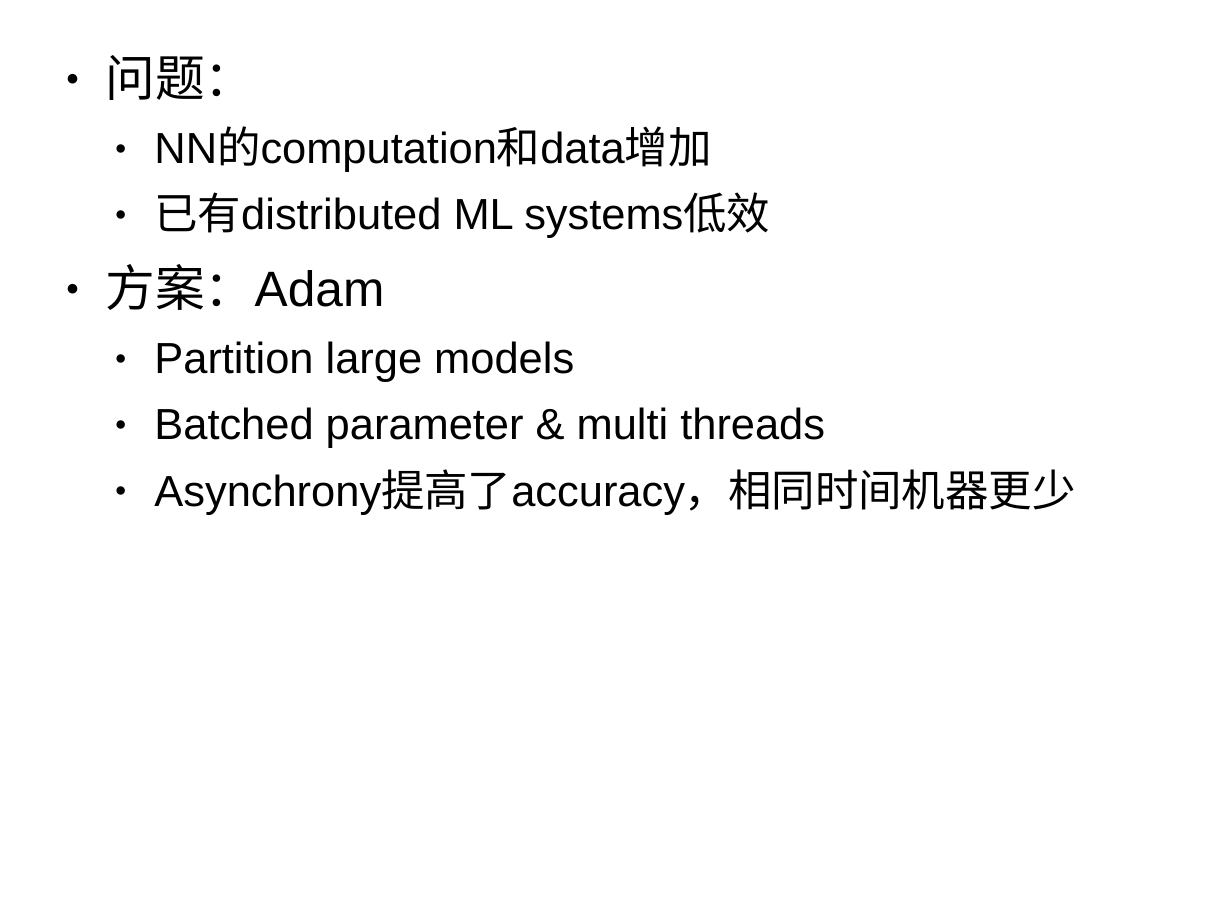
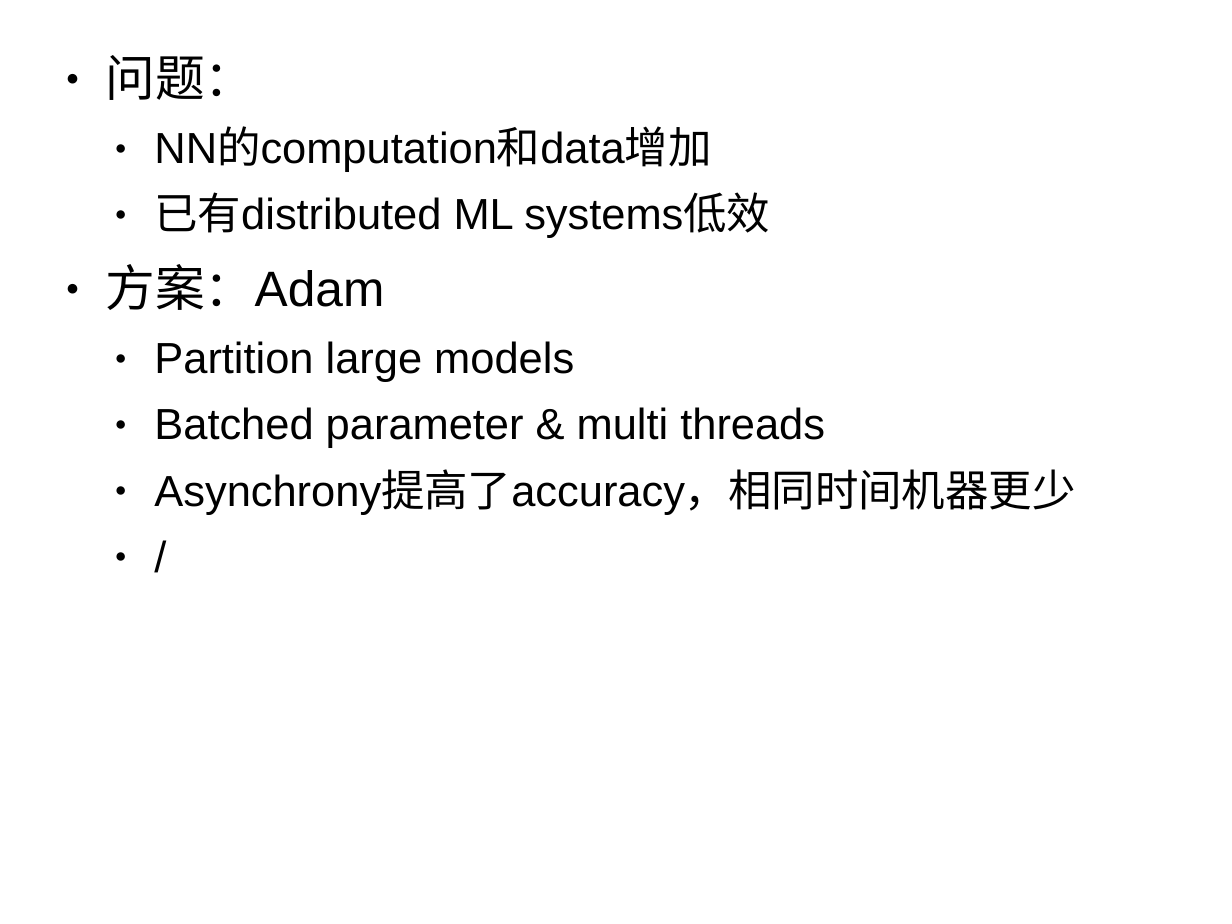
Before and after one commit to GBXU/LearnDemo, a slide deck: slide 4 of Notes/distributed ML systems scalability.pptx. Drawn at 1232x924 pixels with LibreOffice and Linux fonts; fonts in the diff are those of the drawing. Boxes give left, top, right and bottom in pixels: in the first picture for what was removed or moved away, otherwise in the second. Text is boxed around its words. In the diff, an @@ line names an element or a change of style, - is before the commit and + after.

Commit message:
update

```diff
--- a/Notes/distributed ML systems scalability.pptx
+++ b/Notes/distributed ML systems scalability.pptx
@@ text at bbox=[106, 55, 1075, 515]: paragraph added @@
+  ● /
```
